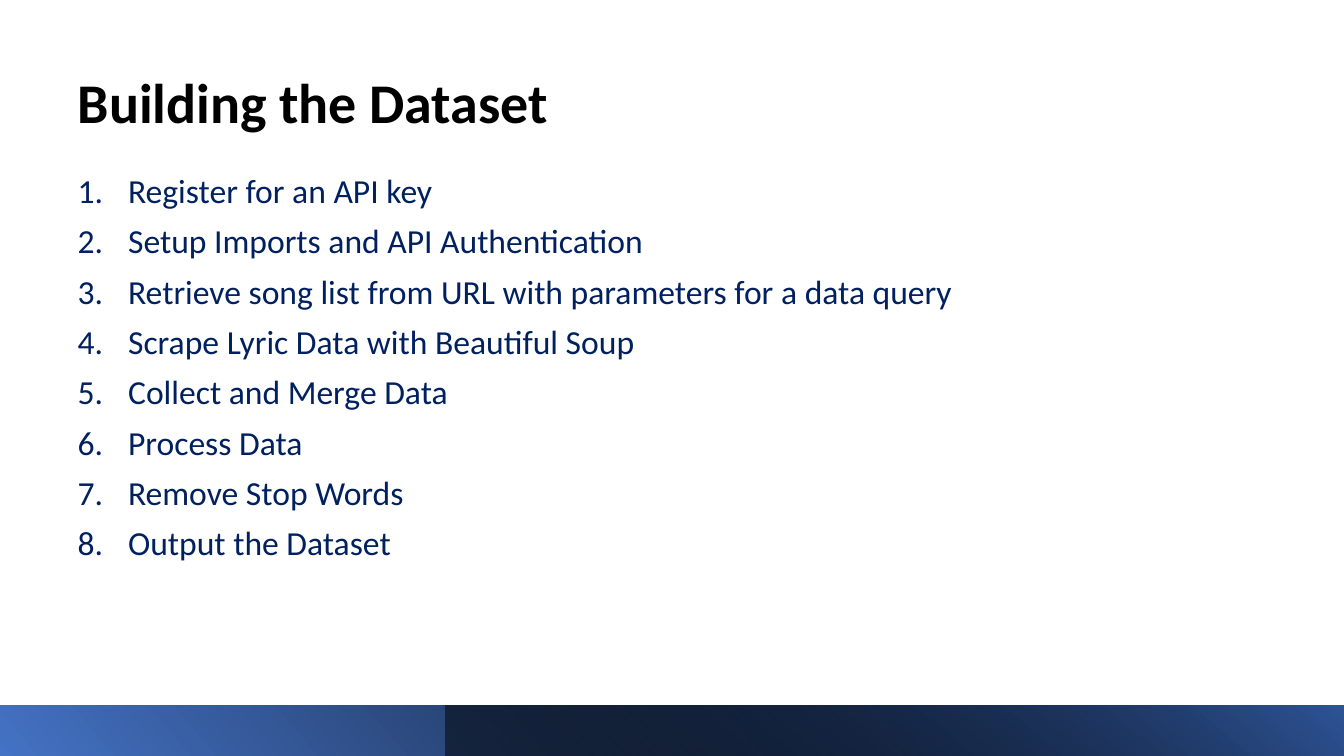
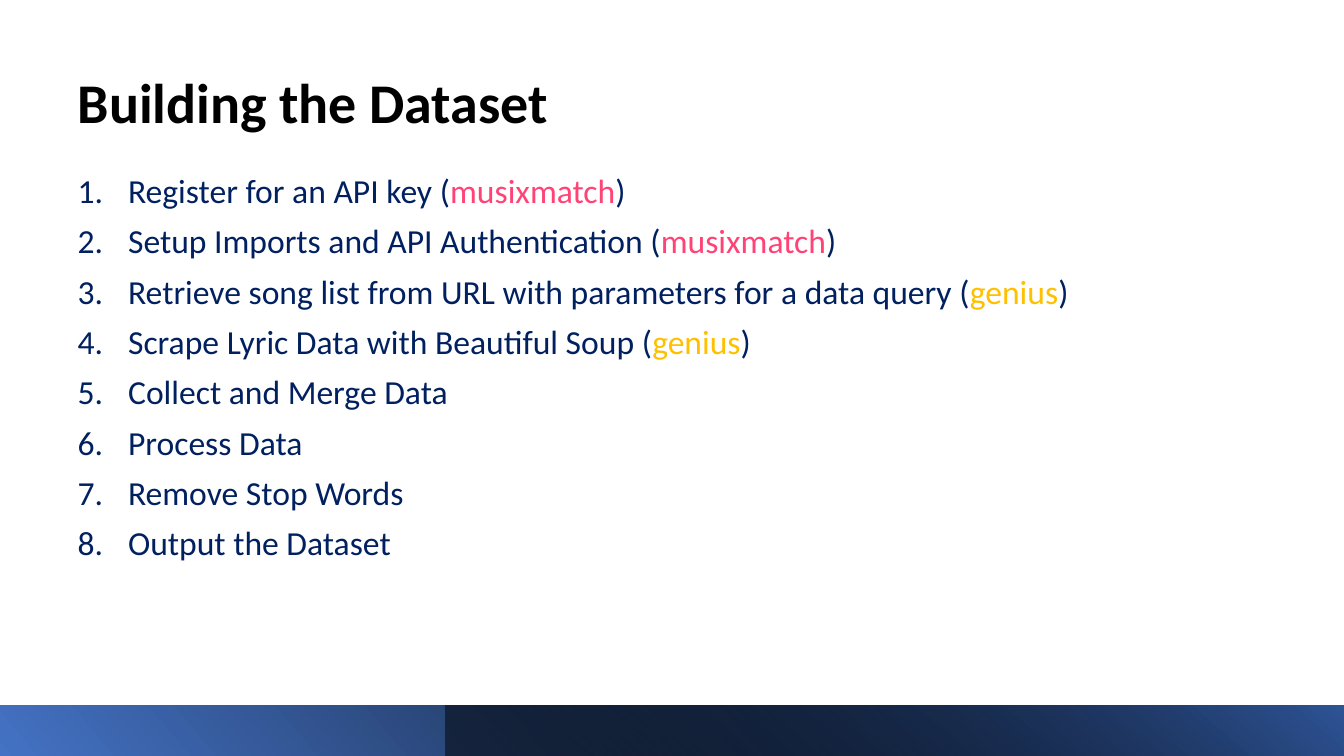
Before and after one commit to TrevorPawlewicz/DSCI-511-Course-Project, a slide deck: slide 6 of Presentation PowerPoint/Project-Presentation-Template.pptx. Drawn at 1344x756 pixels with LibreOffice and Linux fonts; fonts in the diff are those of the drawing. Boxes give left, top, right and bottom in pixels: in the first picture for what was removed or moved away, otherwise in the second. Text is boxed around its words. In the diff, an @@ line names an element or a change of style, - is before the commit and + after.

```diff
--- a/Presentation PowerPoint/Project-Presentation-Template.pptx
+++ b/Presentation PowerPoint/Project-Presentation-Template.pptx
@@ text at [128,178,1068,360]: text changed @@
-1. Register for an API key
-2. Setup Imports and API Authentication
-3. Retrieve song list from URL with parameters for a data query
-4. Scrape Lyric Data with Beautiful Soup
+1. Register for an API key (musixmatch)
+2. Setup Imports and API Authentication (musixmatch)
+3. Retrieve song list from URL with parameters for a data query (genius)
+4. Scrape Lyric Data with Beautiful Soup (genius)
```
Also in this commit, not shown: 4 other slides changed.
